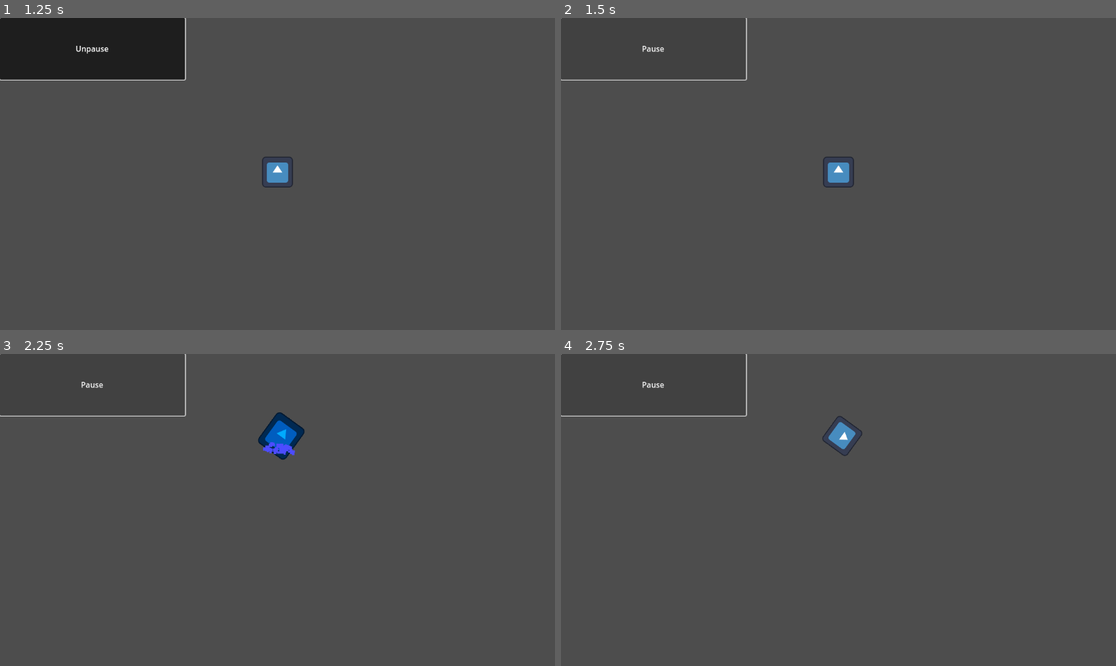
Above: before the commit, frames 1-4 (two rows, left to right).
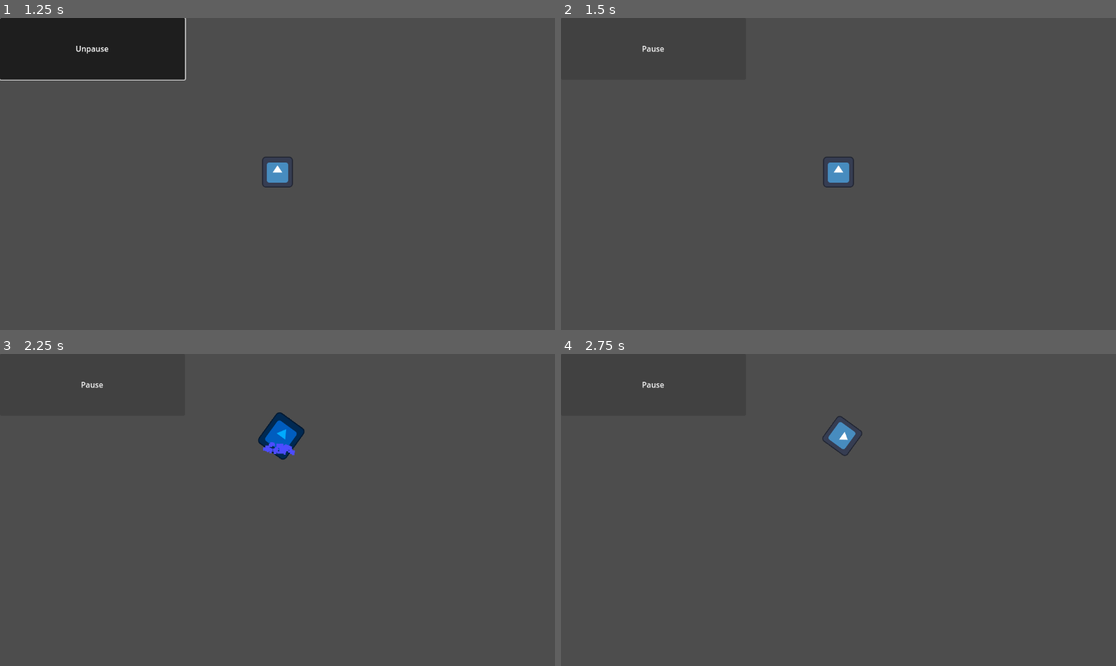
Above: after the commit, the same moments.

Repository: hotcat190/learning-godot
Game: Godot game, scene res://root.tscn
Two runs of this game, one before a commit and one after it. Both use one fixed random seed, a clock stepped at 60 frames per second and the inputs below. The engine's default icon, where the game draws it, is replaced by a stand-in: a white triangle on a blue panel in a dark square.
Inputs:
- Up to frame 1 (1.25 s): click "Pause" at 0.5 s
- Up to frame 2 (1.5 s): click "Unpause" at 1.25 s
- Up to frame 3 (2.25 s): hold D (move_right) from 2.03 s (still down); hold Shift (dash) from 2.03 s (still down)
- Up to frame 4 (2.75 s): keep holding D (move_right); keep holding Shift (dash)

Frame 1 is identical in both runs. In frame 2, 0.2% of the frame differs, in the area x 0-34%, y 0-21%; in frame 3, 0.2%; in frame 4, 0.2%.

Commit message:
update project config

Diff:
--- a/Dash.gd
+++ b/Dash.gd
@@ -10,4 +10,4 @@
 	$AudioStreamPlayer.playing = true
 
 	#Start cooldown timer
-	$DashCooldownTimer.start(-1)
+	$DashCooldown.start(-1)
--- /dev/null
+++ b/PauseButton.gd
@@ -0,0 +1,9 @@
+extends Button
+
+func _toggled(toggled_on):
+	if (toggled_on):
+		set_text("Unpause")
+		set_focus_mode(Control.FOCUS_ALL)
+	else:
+		set_text("Pause")
+		set_focus_mode(Control.FOCUS_NONE)
--- a/Player.gd
+++ b/Player.gd
@@ -8,7 +8,7 @@
 @export var speed = 6
 
 @onready
-var dash_cooldown:Timer = get_node("Dash/DashCooldownTimer")
+var dash_cooldown:Timer = get_node("Dash/DashCooldown")
 
 func _ready():
 	dash_cooldown.timeout.connect(_on_timer_timeout)
--- a/Root.gd
+++ b/Root.gd
@@ -1,7 +1 @@
 extends Node
-
-func _on_pause_button_toggled(toggled_on):
-	if (toggled_on):
-		$"PauseButton".set_text("Unpause")
-	else:
-		$"PauseButton".set_text("Pause")
--- /dev/null
+++ b/player.tscn
@@ -0,0 +1,169 @@
+[gd_scene load_steps=14 format=3 uid="uid://dij6b1sbeqj82"]
+
+[ext_resource type="Script" path="res://Player.gd" id="1_4n7te"]
+[ext_resource type="Texture2D" uid="uid://bg7iy5wb4x5ci" path="res://icon.svg" id="2_2wy8b"]
+[ext_resource type="Script" path="res://Dash.gd" id="3_dip3j"]
+[ext_resource type="AudioStream" uid="uid://cgxw2px4d47c0" path="res://fart-with-reverb.mp3" id="4_mr6gi"]
+
+[sub_resource type="RectangleShape2D" id="RectangleShape2D_6y2t0"]
+size = Vector2(126, 126)
+
+[sub_resource type="Curve" id="Curve_y0vf0"]
+_data = [Vector2(0, 1), 0.0, 0.0, 0, 0, Vector2(0.996894, 0.164505), 0.0, 0.0, 0, 0]
+point_count = 2
+
+[sub_resource type="Animation" id="Animation_sfoha"]
+tracks/0/type = "value"
+tracks/0/imported = false
+tracks/0/enabled = true
+tracks/0/path = NodePath(".:scale")
+tracks/0/interp = 2
+tracks/0/loop_wrap = true
+tracks/0/keys = {
+"times": PackedFloat32Array(0),
+"transitions": PackedFloat32Array(1),
+"update": 0,
+"values": [Vector2(0.5, 0.5)]
+}
+tracks/1/type = "value"
+tracks/1/imported = false
+tracks/1/enabled = true
+tracks/1/path = NodePath("../Dash/explodinghead:color")
+tracks/1/interp = 1
+tracks/1/loop_wrap = true
+tracks/1/keys = {
+"times": PackedFloat32Array(0),
+"transitions": PackedFloat32Array(1),
+"update": 0,
+"values": [Color(0, 0, 1, 1)]
+}
+
+[sub_resource type="Animation" id="Animation_hmen1"]
+resource_name = "explosion_fade_out"
+length = 0.5
+loop_mode = 2
+tracks/0/type = "value"
+tracks/0/imported = false
+tracks/0/enabled = true
+tracks/0/path = NodePath("../Dash/explodinghead:color")
+tracks/0/interp = 1
+tracks/0/loop_wrap = true
+tracks/0/keys = {
+"times": PackedFloat32Array(0, 0.5),
+"transitions": PackedFloat32Array(1, 1),
+"update": 0,
+"values": [Color(0, 0, 1, 1), Color(1, 1, 1, 1)]
+}
+
+[sub_resource type="Animation" id="Animation_rgis0"]
+resource_name = "new_animation"
+length = 0.5
+tracks/0/type = "value"
+tracks/0/imported = false
+tracks/0/enabled = true
+tracks/0/path = NodePath(".:scale")
+tracks/0/interp = 2
+tracks/0/loop_wrap = true
+tracks/0/keys = {
+"times": PackedFloat32Array(0, 0.1, 0.2, 0.5),
+"transitions": PackedFloat32Array(1, 1, 1, 1),
+"update": 0,
+"values": [Vector2(0.5, 0.5), Vector2(0.1, 1), Vector2(0.8, 0.4), Vector2(0.5, 0.5)]
+}
+tracks/1/type = "value"
+tracks/1/imported = false
+tracks/1/enabled = true
+tracks/1/path = NodePath(".:modulate")
+tracks/1/interp = 1
+tracks/1/loop_wrap = true
+tracks/1/keys = {
+"times": PackedFloat32Array(0, 0.1, 0.2, 0.5),
+"transitions": PackedFloat32Array(1, 1, 1, 1),
+"update": 0,
+"values": [Color(1, 1, 1, 1), Color(0, 0, 1, 1), Color(0, 1, 1, 1), Color(1, 1, 1, 1)]
+}
+
+[sub_resource type="AnimationLibrary" id="AnimationLibrary_4cwrj"]
+_data = {
+"RESET": SubResource("Animation_sfoha"),
+"explosion_fade_out": SubResource("Animation_hmen1"),
+"new_animation": SubResource("Animation_rgis0")
+}
+
+[sub_resource type="AnimationLibrary" id="AnimationLibrary_2cxhk"]
+
+[sub_resource type="Animation" id="Animation_dbroo"]
+resource_name = "explosion_fade_out"
+length = 0.5
+tracks/0/type = "value"
+tracks/0/imported = false
+tracks/0/enabled = true
+tracks/0/path = NodePath("Dash/explodinghead:color")
+tracks/0/interp = 1
+tracks/0/loop_wrap = true
+tracks/0/keys = {
+"times": PackedFloat32Array(0, 0.5),
+"transitions": PackedFloat32Array(1, 1),
+"update": 0,
+"values": [Color(0, 0, 1, 1), Color(1, 1, 1, 1)]
+}
+
+[sub_resource type="AnimationLibrary" id="AnimationLibrary_nmp5u"]
+_data = {
+"explosion_fade_out": SubResource("Animation_dbroo")
+}
+
+[node name="Player" type="CharacterBody2D"]
+position = Vector2(576, 320)
+motion_mode = 1
+script = ExtResource("1_4n7te")
+
+[node name="PlayerSprite" type="Sprite2D" parent="."]
+scale = Vector2(0.5, 0.5)
+texture = ExtResource("2_2wy8b")
+
+[node name="PlayerCollisionShape" type="CollisionShape2D" parent="."]
+scale = Vector2(0.5, 0.5)
+shape = SubResource("RectangleShape2D_6y2t0")
+
+[node name="Dash" type="Node2D" parent="."]
+script = ExtResource("3_dip3j")
+
+[node name="explodinghead" type="CPUParticles2D" parent="Dash"]
+scale = Vector2(10, 2)
+emitting = false
+amount = 60
+lifetime = 0.5
+one_shot = true
+explosiveness = 1.0
+direction = Vector2(0, 1)
+spread = 11.59
+gravity = Vector2(0, 0)
+initial_velocity_min = 50.0
+initial_velocity_max = 100.0
+scale_amount_min = 5.0
+scale_amount_max = 10.0
+scale_amount_curve = SubResource("Curve_y0vf0")
+color = Color(0, 0, 1, 1)
+
+[node name="DashCooldown" type="Timer" parent="Dash"]
+wait_time = 0.75
+
+[node name="AnimationPlayer" type="AnimationPlayer" parent="Dash"]
+root_node = NodePath("../../PlayerSprite")
+libraries = {
+"": SubResource("AnimationLibrary_4cwrj"),
+"new_library": SubResource("AnimationLibrary_2cxhk")
+}
+
+[node name="explosion" type="AnimationPlayer" parent="Dash"]
+root_node = NodePath("../..")
+libraries = {
+"": SubResource("AnimationLibrary_nmp5u")
+}
+
+[node name="AudioStreamPlayer" type="AudioStreamPlayer" parent="Dash"]
+stream = ExtResource("4_mr6gi")
+volume_db = -21.595
+
+[connection signal="dash" from="." to="Dash" method="_on_player_dash"]
--- a/project.godot
+++ b/project.godot
@@ -14,6 +14,10 @@
 run/main_scene="res://root.tscn"
 config/features=PackedStringArray("4.2", "Forward Plus")
 config/icon="res://icon.svg"
+
+[dotnet]
+
+project/assembly_name="learning"
 
 [input]
 
--- a/root.tscn
+++ b/root.tscn
@@ -1,10 +1,7 @@
-[gd_scene load_steps=19 format=3 uid="uid://c25v2hje7dvyv"]
+[gd_scene load_steps=7 format=3 uid="uid://c25v2hje7dvyv"]
 
-[ext_resource type="Script" path="res://Root.gd" id="1_v381l"]
-[ext_resource type="Script" path="res://Player.gd" id="2_s7pj8"]
-[ext_resource type="Texture2D" uid="uid://bg7iy5wb4x5ci" path="res://icon.svg" id="3_tlh6n"]
-[ext_resource type="Script" path="res://Dash.gd" id="4_2wvdp"]
-[ext_resource type="AudioStream" uid="uid://cgxw2px4d47c0" path="res://fart-with-reverb.mp3" id="4_3eh7k"]
+[ext_resource type="PackedScene" uid="uid://dij6b1sbeqj82" path="res://player.tscn" id="2_d74mk"]
+[ext_resource type="Script" path="res://PauseButton.gd" id="2_noxcv"]
 
 [sub_resource type="SegmentShape2D" id="SegmentShape2D_1d8bh"]
 b = Vector2(1152, 0)
@@ -20,192 +17,32 @@
 [sub_resource type="SegmentShape2D" id="SegmentShape2D_yewli"]
 b = Vector2(0, 648)
 
-[sub_resource type="RectangleShape2D" id="RectangleShape2D_6y2t0"]
-size = Vector2(126, 126)
-
-[sub_resource type="Curve" id="Curve_y0vf0"]
-_data = [Vector2(0, 1), 0.0, 0.0, 0, 0, Vector2(0.996894, 0.164505), 0.0, 0.0, 0, 0]
-point_count = 2
-
-[sub_resource type="Animation" id="Animation_sfoha"]
-tracks/0/type = "value"
-tracks/0/imported = false
-tracks/0/enabled = true
-tracks/0/path = NodePath(".:scale")
-tracks/0/interp = 2
-tracks/0/loop_wrap = true
-tracks/0/keys = {
-"times": PackedFloat32Array(0),
-"transitions": PackedFloat32Array(1),
-"update": 0,
-"values": [Vector2(0.5, 0.5)]
-}
-tracks/1/type = "value"
-tracks/1/imported = false
-tracks/1/enabled = true
-tracks/1/path = NodePath("../Dash/explodinghead:color")
-tracks/1/interp = 1
-tracks/1/loop_wrap = true
-tracks/1/keys = {
-"times": PackedFloat32Array(0),
-"transitions": PackedFloat32Array(1),
-"update": 0,
-"values": [Color(0, 0, 1, 1)]
-}
-
-[sub_resource type="Animation" id="Animation_hmen1"]
-resource_name = "explosion_fade_out"
-length = 0.5
-loop_mode = 2
-tracks/0/type = "value"
-tracks/0/imported = false
-tracks/0/enabled = true
-tracks/0/path = NodePath("../Dash/explodinghead:color")
-tracks/0/interp = 1
-tracks/0/loop_wrap = true
-tracks/0/keys = {
-"times": PackedFloat32Array(0, 0.5),
-"transitions": PackedFloat32Array(1, 1),
-"update": 0,
-"values": [Color(0, 0, 1, 1), Color(1, 1, 1, 1)]
-}
-
-[sub_resource type="Animation" id="Animation_rgis0"]
-resource_name = "new_animation"
-length = 0.5
-tracks/0/type = "value"
-tracks/0/imported = false
-tracks/0/enabled = true
-tracks/0/path = NodePath(".:scale")
-tracks/0/interp = 2
-tracks/0/loop_wrap = true
-tracks/0/keys = {
-"times": PackedFloat32Array(0, 0.1, 0.2, 0.5),
-"transitions": PackedFloat32Array(1, 1, 1, 1),
-"update": 0,
-"values": [Vector2(0.5, 0.5), Vector2(0.1, 1), Vector2(0.8, 0.4), Vector2(0.5, 0.5)]
-}
-tracks/1/type = "value"
-tracks/1/imported = false
-tracks/1/enabled = true
-tracks/1/path = NodePath(".:modulate")
-tracks/1/interp = 1
-tracks/1/loop_wrap = true
-tracks/1/keys = {
-"times": PackedFloat32Array(0, 0.1, 0.2, 0.5),
-"transitions": PackedFloat32Array(1, 1, 1, 1),
-"update": 0,
-"values": [Color(1, 1, 1, 1), Color(0, 0, 1, 1), Color(0, 1, 1, 1), Color(1, 1, 1, 1)]
-}
-
-[sub_resource type="AnimationLibrary" id="AnimationLibrary_4cwrj"]
-_data = {
-"RESET": SubResource("Animation_sfoha"),
-"explosion_fade_out": SubResource("Animation_hmen1"),
-"new_animation": SubResource("Animation_rgis0")
-}
-
-[sub_resource type="AnimationLibrary" id="AnimationLibrary_2cxhk"]
-
-[sub_resource type="Animation" id="Animation_dbroo"]
-resource_name = "explosion_fade_out"
-length = 0.5
-tracks/0/type = "value"
-tracks/0/imported = false
-tracks/0/enabled = true
-tracks/0/path = NodePath("Dash/explodinghead:color")
-tracks/0/interp = 1
-tracks/0/loop_wrap = true
-tracks/0/keys = {
-"times": PackedFloat32Array(0, 0.5),
-"transitions": PackedFloat32Array(1, 1),
-"update": 0,
-"values": [Color(0, 0, 1, 1), Color(1, 1, 1, 1)]
-}
-
-[sub_resource type="AnimationLibrary" id="AnimationLibrary_nmp5u"]
-_data = {
-"explosion_fade_out": SubResource("Animation_dbroo")
-}
-
 [node name="Root" type="Node"]
-script = ExtResource("1_v381l")
 
 [node name="PauseButton" type="Button" parent="."]
 offset_right = 384.0
 offset_bottom = 128.0
 toggle_mode = true
 text = "Pause"
+script = ExtResource("2_noxcv")
 
-[node name="PlayField2" type="Node2D" parent="."]
+[node name="Screen" type="Node2D" parent="."]
 
-[node name="PlayField" type="StaticBody2D" parent="PlayField2"]
+[node name="PlayField" type="StaticBody2D" parent="Screen"]
 
-[node name="Top" type="CollisionShape2D" parent="PlayField2/PlayField"]
+[node name="Top" type="CollisionShape2D" parent="Screen/PlayField"]
 shape = SubResource("SegmentShape2D_1d8bh")
 
-[node name="Right" type="CollisionShape2D" parent="PlayField2/PlayField"]
+[node name="Right" type="CollisionShape2D" parent="Screen/PlayField"]
 shape = SubResource("SegmentShape2D_bk68m")
 
-[node name="Bottom" type="CollisionShape2D" parent="PlayField2/PlayField"]
+[node name="Bottom" type="CollisionShape2D" parent="Screen/PlayField"]
 shape = SubResource("SegmentShape2D_oen1m")
 
-[node name="Left" type="CollisionShape2D" parent="PlayField2/PlayField"]
+[node name="Left" type="CollisionShape2D" parent="Screen/PlayField"]
 shape = SubResource("SegmentShape2D_yewli")
 
-[node name="Player" type="CharacterBody2D" parent="."]
-position = Vector2(576, 320)
-motion_mode = 1
-script = ExtResource("2_s7pj8")
-
-[node name="PlayerSprite" type="Sprite2D" parent="Player"]
-scale = Vector2(0.5, 0.5)
-texture = ExtResource("3_tlh6n")
-
-[node name="PlayerCollisionShape" type="CollisionShape2D" parent="Player"]
-scale = Vector2(0.5, 0.5)
-shape = SubResource("RectangleShape2D_6y2t0")
-
-[node name="Dash" type="Node2D" parent="Player"]
-script = ExtResource("4_2wvdp")
-
-[node name="explodinghead" type="CPUParticles2D" parent="Player/Dash"]
-scale = Vector2(10, 2)
-emitting = false
-amount = 60
-lifetime = 0.5
-one_shot = true
-explosiveness = 1.0
-direction = Vector2(0, 1)
-spread = 11.59
-gravity = Vector2(0, 0)
-initial_velocity_min = 50.0
-initial_velocity_max = 100.0
-scale_amount_min = 5.0
-scale_amount_max = 10.0
-scale_amount_curve = SubResource("Curve_y0vf0")
-color = Color(0, 0, 1, 1)
-
-[node name="DashCooldownTimer" type="Timer" parent="Player/Dash"]
-wait_time = 0.75
-
-[node name="AnimationPlayer" type="AnimationPlayer" parent="Player/Dash"]
-root_node = NodePath("../../PlayerSprite")
-libraries = {
-"": SubResource("AnimationLibrary_4cwrj"),
-"new_library": SubResource("AnimationLibrary_2cxhk")
-}
-
-[node name="explosion" type="AnimationPlayer" parent="Player/Dash"]
-root_node = NodePath("../..")
-libraries = {
-"": SubResource("AnimationLibrary_nmp5u")
-}
-
-[node name="AudioStreamPlayer" type="AudioStreamPlayer" parent="Player/Dash"]
-stream = ExtResource("4_3eh7k")
-volume_db = -21.595
+[node name="Player" parent="." instance=ExtResource("2_d74mk")]
 
 [connection signal="toggled" from="PauseButton" to="." method="_on_pause_button_toggled"]
 [connection signal="toggled" from="PauseButton" to="Player" method="_on_pause_button_toggled"]
-[connection signal="dash" from="Player" to="Player/Dash" method="_on_player_dash"]
